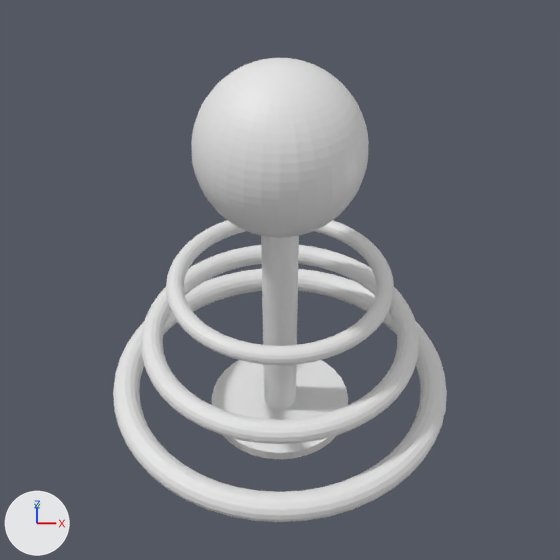
An edit to the Blender file image_source/blender/tesla.blend, drawn before and after from the same camera.
Before and after are seen from the file's camera 'Camera'. Every picture has the same lights, and +X, +Y and +Z are marked at lower left.
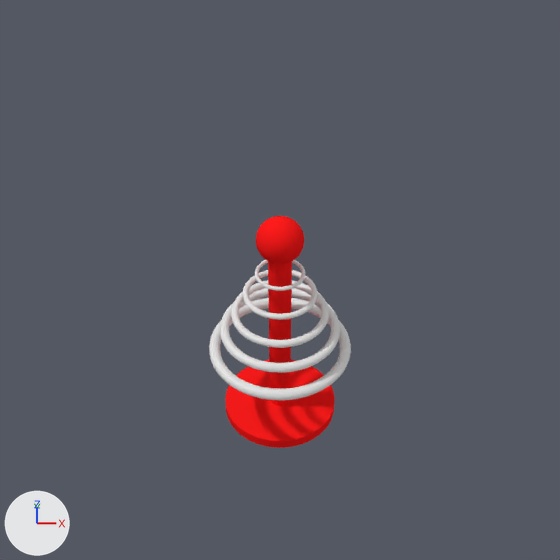
What the commit changed:
Material 'Material' (mat_material) is new.
Its base color is (1.0, 0.0118, 0.0118) (red #ff1c1c).
Material 'Material.001' (mat_material_001) is new.
Its base color is (1.0, 0.0118, 0.0118) (red #ff1c1c).
Material 'Material.002' (mat_material_002) is new.
Its base color is (1.0, 0.0118, 0.0118) (red #ff1c1c).
me_cylinder_001 has 66 vertices, 96 faces and spans x -1.0..1.0, y -1.0..1.0, z -1.0..1.0.
me_cylinder_001 now uses material mat_material_002 (red #ff1c1c).
me_cylinder has 66 vertices, 96 faces and spans x -1.0..1.0, y -1.0..1.0, z -1.0..1.0.
me_cylinder now uses material mat_material_001 (red #ff1c1c).
me_sphere has 994 vertices, 1024 faces and spans x -1.0..1.0, y -1.0..1.0, z -1.0..1.0.
me_sphere now uses material mat_material (red #ff1c1c).
Object 'Torus.002' (ob_torus_002) moves from (0.0, 0.0, 2.31) to (0.0, 0.0, 1.49).
Object 'Torus.002' (ob_torus_002) is rescaled from (0.448, 0.448, 0.448) to (0.25, 0.25, 0.25).
Object 'Torus.001' (ob_torus_001) moves from (0.0, 0.0, 1.4) to (0.0, 0.0, 2.43).
Object 'Torus.001' (ob_torus_001) is rescaled from (0.576, 0.576, 0.576) to (0.1, 0.1, 0.1).
Object 'Torus' (ob_torus) moves from (0.0, 0.0, 0.52) to (0.0, 0.0, 1.14).
Object 'Torus' (ob_torus) is rescaled from (0.724, 0.724, 0.724) to (0.3, 0.3, 0.3).
Object 'Cylinder.001' (ob_cylinder_001) is rescaled from (1.0, 1.0, 0.0718) to (0.8, 0.8, 0.0718).
Object 'Cylinder' (ob_cylinder) moves from (0.0, 0.0, 1.71) to (0.0, 0.0, 1.41).
Object 'Cylinder' (ob_cylinder) is rescaled from (0.232, 0.232, 1.68) to (0.15, 0.15, 1.38).
Object 'Sphere' (ob_sphere) moves from (0.0, 0.0, 4.25) to (0.0, 0.0, 2.96).
Object 'Sphere' (ob_sphere) is rescaled from (1.0, 1.0, 1.0) to (0.3, 0.3, 0.3).
Object 'Torus.004' (ob_torus_004) is new; it shows a copy of the mesh of ob_torus.
Its location is (0.0, 0.0, 1.77).
Its scale is (0.2, 0.2, 0.2).
Object 'Torus.005' (ob_torus_005) is new; it shows a copy of the mesh of ob_torus.
Its location is (0.0, 0.0, 2.1).
Its scale is (0.15, 0.15, 0.15).

Changed parts and their boxes (x1, y1, x2, y2) in the pictures (560 x 560 px):
'Sphere', recoloured, moved, rescaled (73% narrower, 73% shorter)
    before: (191, 58, 369, 238)
    after: (256, 216, 304, 264)
'Torus', moved, rescaled (57% narrower, 59% shorter)
    before: (113, 269, 447, 522)
    after: (209, 298, 351, 400)
'Torus.001', moved, rescaled (82% narrower, 84% shorter)
    before: (141, 245, 419, 444)
    after: (255, 260, 305, 291)
'Torus.002', moved, rescaled (47% narrower, 41% shorter)
    before: (166, 220, 394, 365)
    after: (220, 288, 340, 373)
'Cylinder.001', recoloured, rescaled (white to red)
    before: (212, 360, 348, 459)
    after: (225, 360, 335, 448)
'Cylinder', recoloured, moved, rescaled (36% narrower, 17% shorter)
    before: (261, 236, 299, 410)
    after: (268, 262, 292, 406)
'Torus.004', added
    after: (231, 280, 329, 348)
'Torus.005', added
    after: (243, 270, 317, 320)
